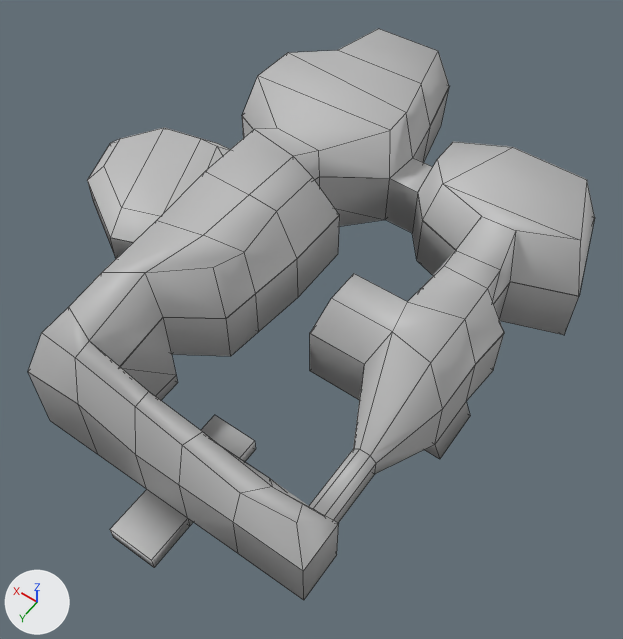
Renders of the FBX model UnityGame/Brainz/Assets/Maya Imports/FirstLevel.fbx from each side of a commit.
Before and after are seen from a 50 mm camera at (-0.181, 0.309, 0.45) aimed at (0.023, 0.024, 0.002). The lights are fixed; the arrows at lower left show +X, +Y and +Z. Mesh edges are drawn as thin lines. Where no turn or scale is listed for an object, it has been applied to the vertices.

The scene before the commit, as lines of its bpy script (objects in view):
```python
me_mesh = bpy.data.meshes.new('Mesh')
me_mesh.from_pydata(...)  # 173 vertices, 151 faces; spans x -0.118..0.233, y -0.197..0.208, z -0.035..0.076
me_mesh.materials.append(mat_lambert1)  # grey #bcbcbc
# before: 91 (-0.078, -0.048, 0.04) at pixel (510, 281), 92 (-0.078, -0.023, 0.04)
# before: 109 (-0.048, -0.048, 0.04), 110 (-0.048, -0.023, 0.04)
me_mesh_002 = bpy.data.meshes.new('Mesh.002')
me_mesh_002.from_pydata(...)  # 130 vertices, 97 faces; spans x -0.118..0.233, y -0.197..0.178, z 0.013..0.094
me_mesh_002.materials.append(mat_lambert1)  # grey #bcbcbc
ob_level1 = bpy.data.objects.new('Level1', me_mesh)
ob_level1.location = (0.0, 0.0, 0.0)
ob_roof1 = bpy.data.objects.new('Roof1', me_mesh_002)
ob_roof1.location = (0.0, 0.0, 0.0)
```
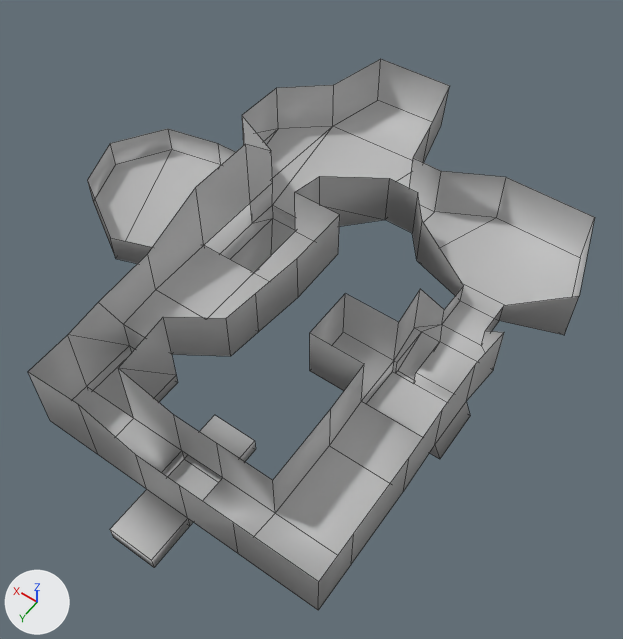
Boxes [x1, y1, x2, y2] around the edits, measured in the pictures (623 x 639 px; the box of a moved part takes in the faces that stretch with it):
'Level1', reshaped (7% taller)
    before: [28, 85, 579, 600]
    after: [28, 59, 595, 610]
'Roof1', deleted
    before: [28, 29, 595, 571]
part 1 of me_mesh, cut back
    before: [225, 409, 443, 600]
    after: [203, 365, 443, 610]
part 2 of me_mesh, moved or reshaped
    before: [494, 282, 579, 335]
    after: [481, 296, 579, 353]
part 3 of me_mesh, moved or reshaped
    before: [417, 221, 456, 275]
    after: [415, 221, 464, 328]

The change, as a diff of the scene's bpy script:
```diff
--- a/UnityGame/Brainz/Assets/Maya Imports/FirstLevel.fbx.py
+++ b/UnityGame/Brainz/Assets/Maya Imports/FirstLevel.fbx.py
@@ me_mesh @@
 # used by ob_level1; location = (0.0, 0.0, 0.0)
 # verts and faces of me_mesh; kept vertices keep their numbers, new ones are numbered from 173
-me_mesh.from_pydata(...)  # 173 vertices, 151 faces; spans x -0.118..0.233, y -0.197..0.208, z -0.035..0.076
+me_mesh.from_pydata(...)  # 169 vertices, 148 faces; spans x -0.118..0.233, y -0.197..0.208, z -0.035..0.076
+# me_mesh part 1
+# 6 vertices are removed from x -0.082..-0.056, y 0.14..0.147, z 0.001..0.04
+# 8 faces are deleted
+# 8 vertices move from x -0.082..-0.038, y 0.094..0.178, z 0.001..0.04 to x -0.091..-0.04, y 0.094..0.178, z 0.001..0.041
+# 2 vertices are added at (-0.091, 0.147, 0.001), (-0.091, 0.147, 0.04)
+# 5 new faces join them
+# me_mesh part 2
+verts[91] = (-0.078, -0.048, 0.016)  # moved, pixel (503, 305)
+verts[92] = (-0.078, -0.023, 0.016)  # moved, pixel (485, 330)
+# me_mesh part 3
+verts[109] = (-0.048, -0.048, 0.016)  # moved, pixel (463, 285)
+verts[110] = (-0.048, -0.023, 0.016)  # moved, pixel (444, 309)
 me_mesh.materials.append(mat_lambert1)
@@ ob_roof1 @@
-ob_roof1 = bpy.data.objects.new('Roof1', me_mesh_002)
-ob_roof1.location = (0.0, 0.0, 0.0)
```
